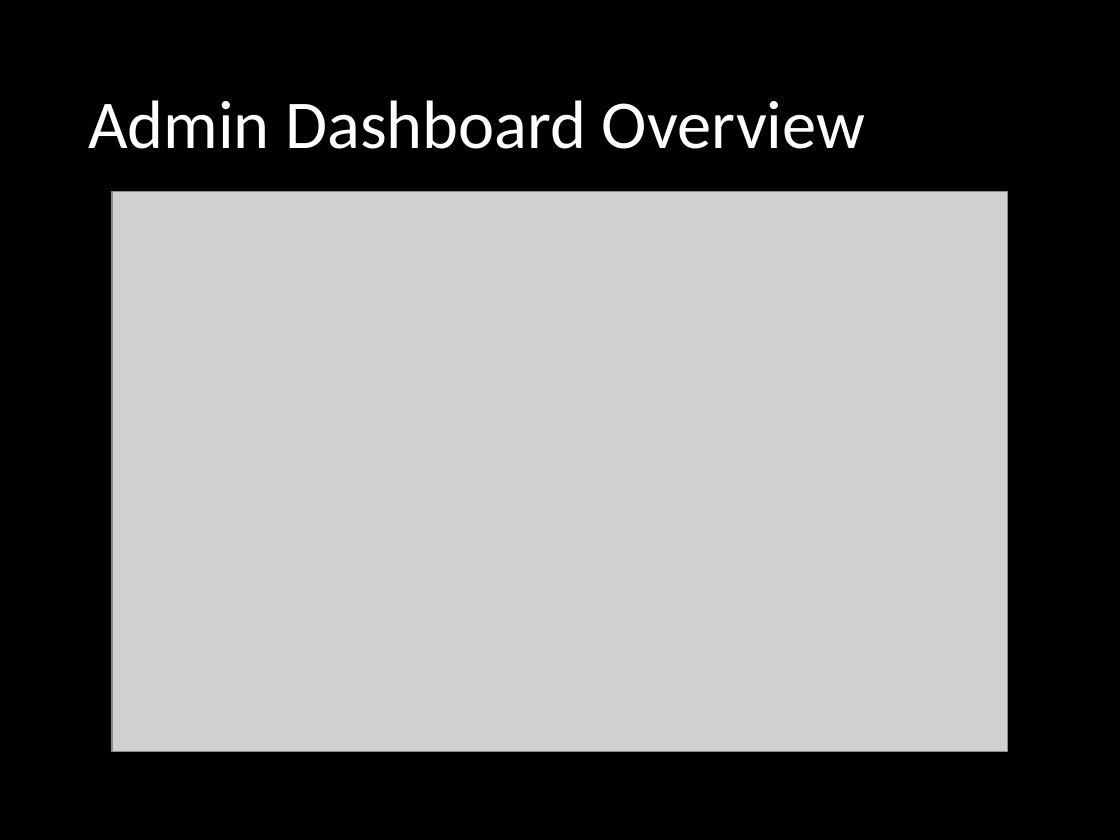
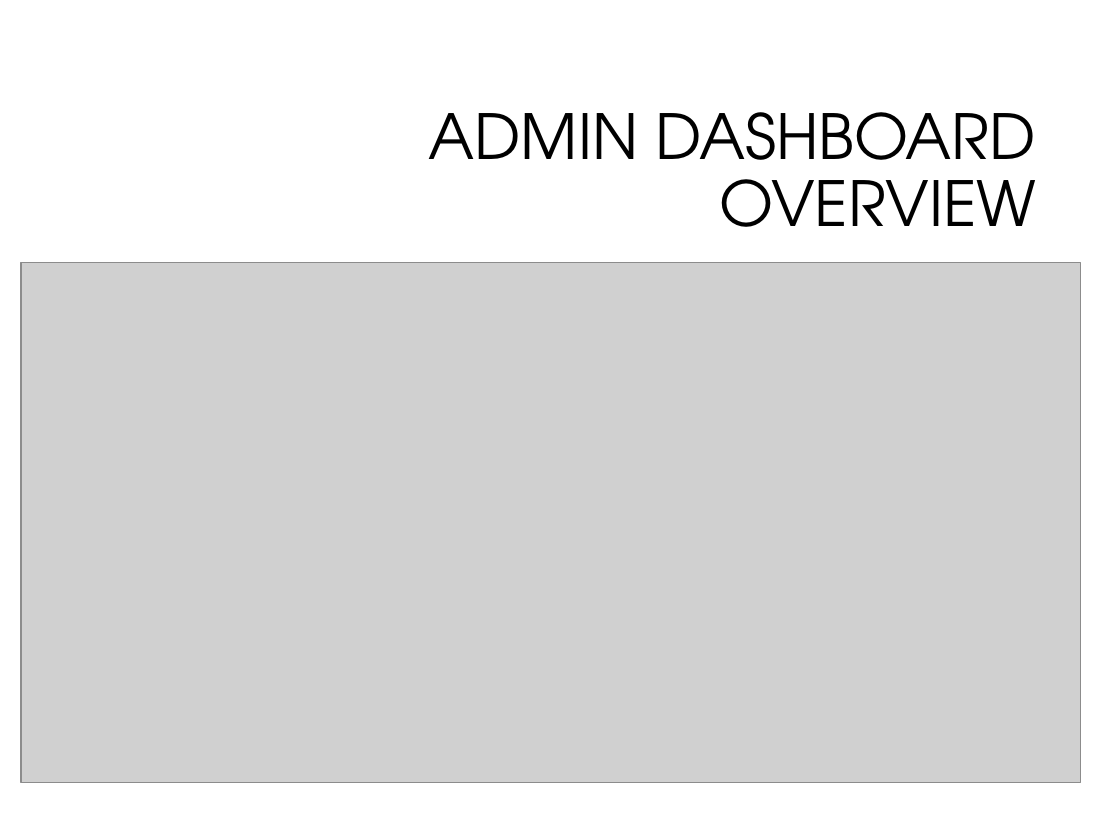
Before and after one commit to Jaikeerthana-G/College-website-SIGS, a slide deck: slide 6 of Backend_Presentation.pptx (slide 3 before the commit). Drawn at 1120x840 pixels with LibreOffice and Linux fonts; fonts in the diff are those of the drawing; grey boxes stand for pictures; background and template pictures are left out. Boxes give left, top, right and bottom in pixels: in the first picture for what was removed or moved away, otherwise in the second. Text is boxed around its words. In the diff, an @@ line names an element or a change of style, - is before the commit and + after.

```diff
--- a/Backend_Presentation.pptx
+++ b/Backend_Presentation.pptx
@@ background #000000 to #FFFFFF @@
@@ title at box(429, 112, 1036, 227): text changed; size 44 to 40 pt; font Calibri to TeX Gyre Adventor; text colour #FFFFFF to #000000 @@
-Admin Dashboard Overview
+ADMIN DASHBOARD OVERVIEW
@@ picture: place and size @@
-picture at box(112, 192, 1008, 752)
+picture at box(21, 262, 1081, 783)
```
Also in this commit, not shown: 4 other slides changed, 9 slides added, 1 slide removed, 4 other files.
